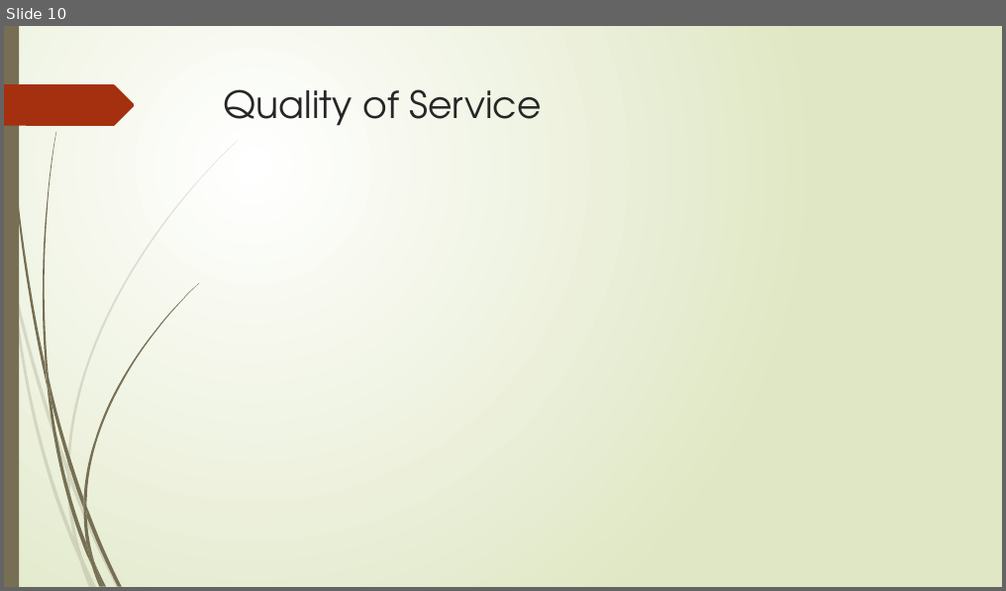
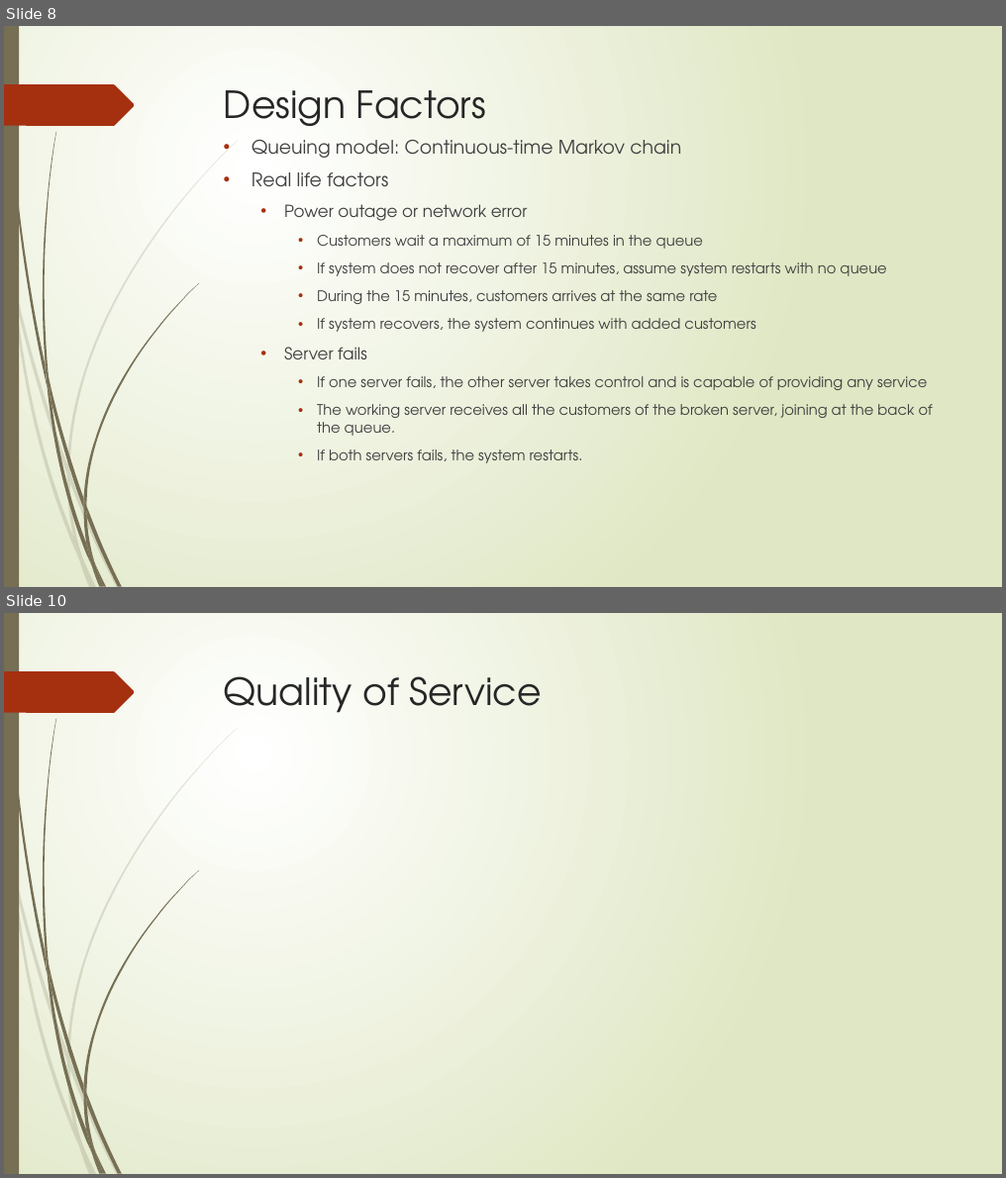
Before and after one commit to jrgouws/Research-Project, a slide deck: Prac2/Part 2/Presentation.pptx. Shown one above the other, each under a label of ours: slide 10 before the commit, slides 8 and 10 after it; the slides between them are not shown. The pictures are 1006x591 and 1006x1178 pixels, drawn with LibreOffice and Linux fonts; fonts in the diff are those of the drawing. Boxes give left, top, right and bottom in pixels: in the first picture for what was removed or moved away, otherwise in the second. Text is boxed around its words. In the diff, an @@ line names an element or a change of style, - is before the commit and + after.

```diff
--- a/Prac2/Part 2/Presentation.pptx
+++ b/Prac2/Part 2/Presentation.pptx
@@ slide 8 added at [4, 26, 1002, 587], background gradient #FFFFFF to #DFE8C4; not listed: 24 template elements that a slide beside it also shows @@
@@ title added at [224, 90, 487, 126], 36 pt, text #262626 @@
+Design Factors
@@ text added at [252, 140, 933, 464], 14 pt, text #404040 @@
+• Queuing model: Continuous-time Markov chain
+• Real life factors
+  • Power outage or network error
+    • Customers wait a maximum of 15 minutes in the queue
+    • If system does not recover after 15 minutes, assume system restarts with no queue
+    • During the 15 minutes, customers arrives at the same rate
+    • If system recovers, the system continues with added customers
+  • Server fails
+    • If one server fails, the other server takes control and is capable of providing any service
+    • The working server receives all the customers of the broken server, joining at the back of the queue.
+    • If both servers fails, the system restarts.
```
Also in this commit, not shown: 5 slides changed, 5 other slides added, 5 slides removed, 15 other files.
